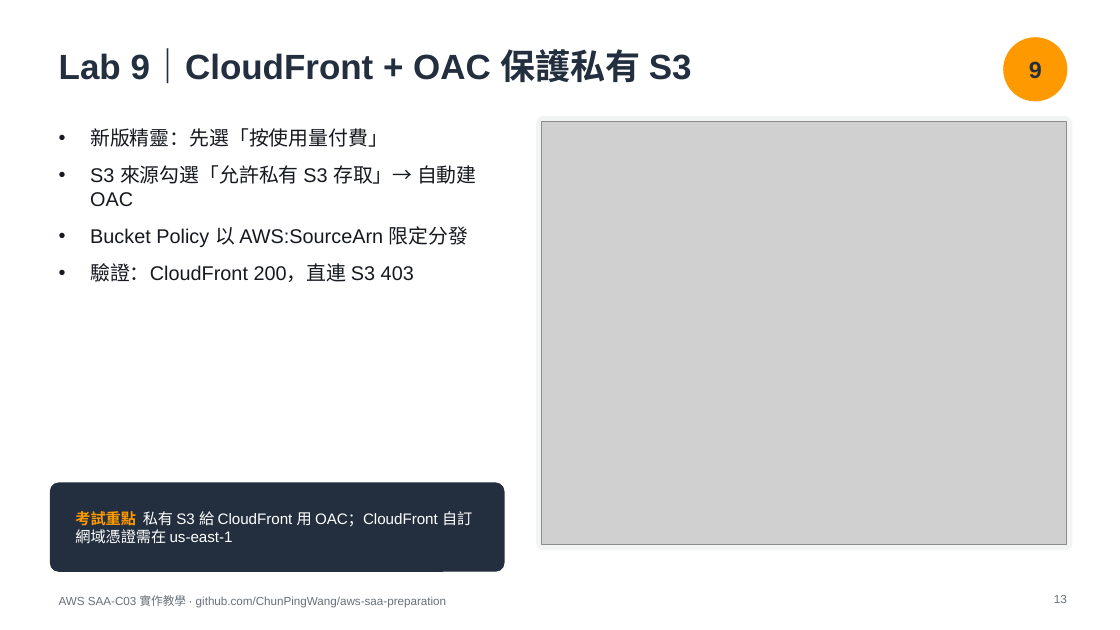
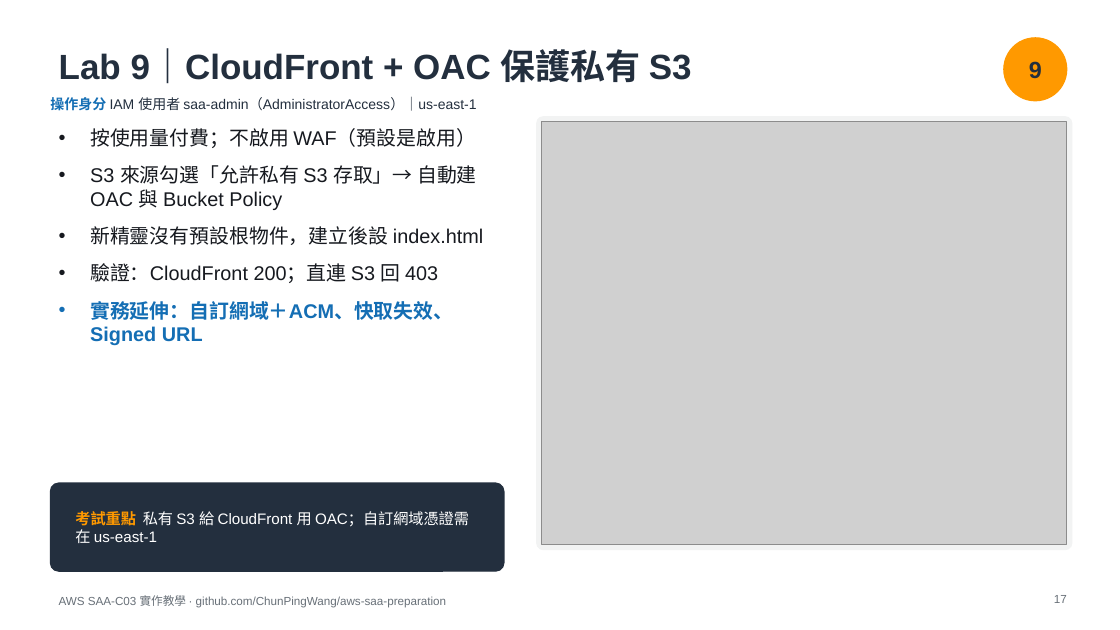
Before and after one commit to ChunPingWang/aws-saa-preparation, a slide deck: slide 17 of slides/aws-saa-c03-hands-on.pptx (slide 13 before the commit). Drawn at 1120x630 pixels with LibreOffice and Linux fonts; fonts in the diff are those of the drawing; grey boxes stand for pictures. Boxes give left, top, right and bottom in pixels: in the first picture for what was removed or moved away, otherwise in the second. Text is boxed around its words. In the diff, an @@ line names an element or a change of style, - is before the commit and + after.

Commit message:
v2: slides — identity chips, Lab 0, access comparison, CIDR, Regional/Zonal, practical extensions

```diff
--- a/slides/aws-saa-c03-hands-on.pptx
+++ b/slides/aws-saa-c03-hands-on.pptx
@@ text added at (50,97,476,111), 12 pt, text #232F3E @@
+操作身分 IAM 使用者 saa-admin（AdministratorAccess）｜us-east-1
@@ text at (90,128,483,346): text changed @@
-• 新版精靈：先選「按使用量付費」
-• S3 來源勾選「允許私有 S3 存取」→ 自動建 OAC
-• Bucket Policy 以 AWS:SourceArn 限定分發
-• 驗證：CloudFront 200，直連 S3 403
+• 按使用量付費；不啟用 WAF（預設是啟用）
+• S3 來源勾選「允許私有 S3 存取」→ 自動建 OAC 與 Bucket Policy
+• 新精靈沒有預設根物件，建立後設 index.html
+• 驗證：CloudFront 200；直連 S3 回 403
+• 實務延伸：自訂網域＋ACM、快取失效、Signed URL
@@ text at (75,511,469,543): text changed @@
-考試重點 私有 S3 給 CloudFront 用 OAC；CloudFront 自訂網域憑證需在 us-east-1
+考試重點 私有 S3 給 CloudFront 用 OAC；自訂網域憑證需在 us-east-1
@@ page number at (1054,595,1067,603): text changed @@
-13
+17
```
Also in this commit, not shown: 13 other slides changed, 4 slides added.
